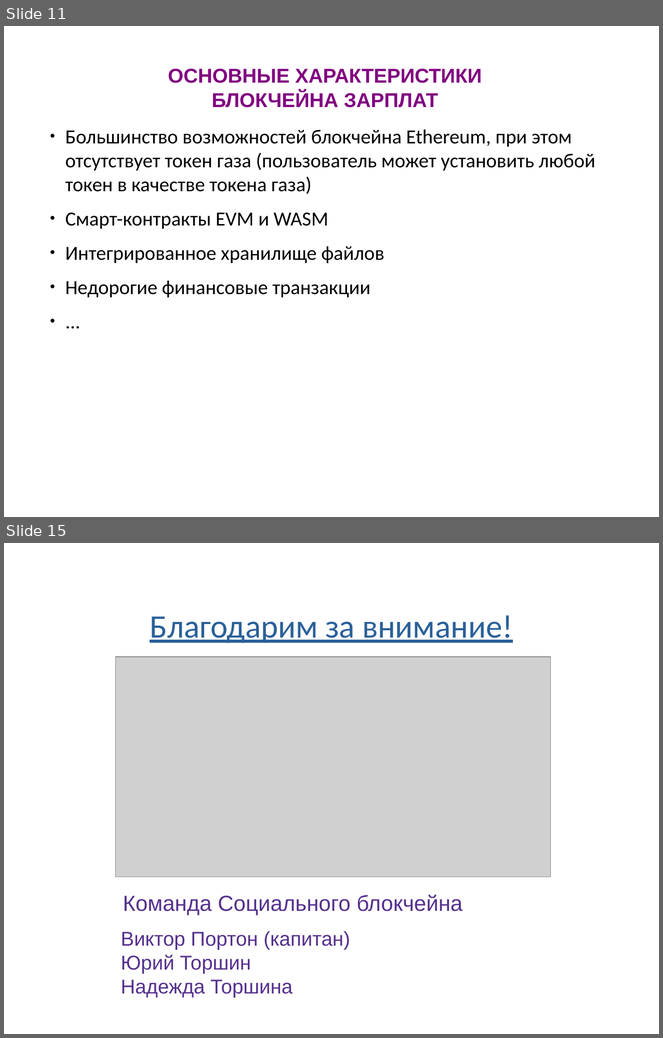
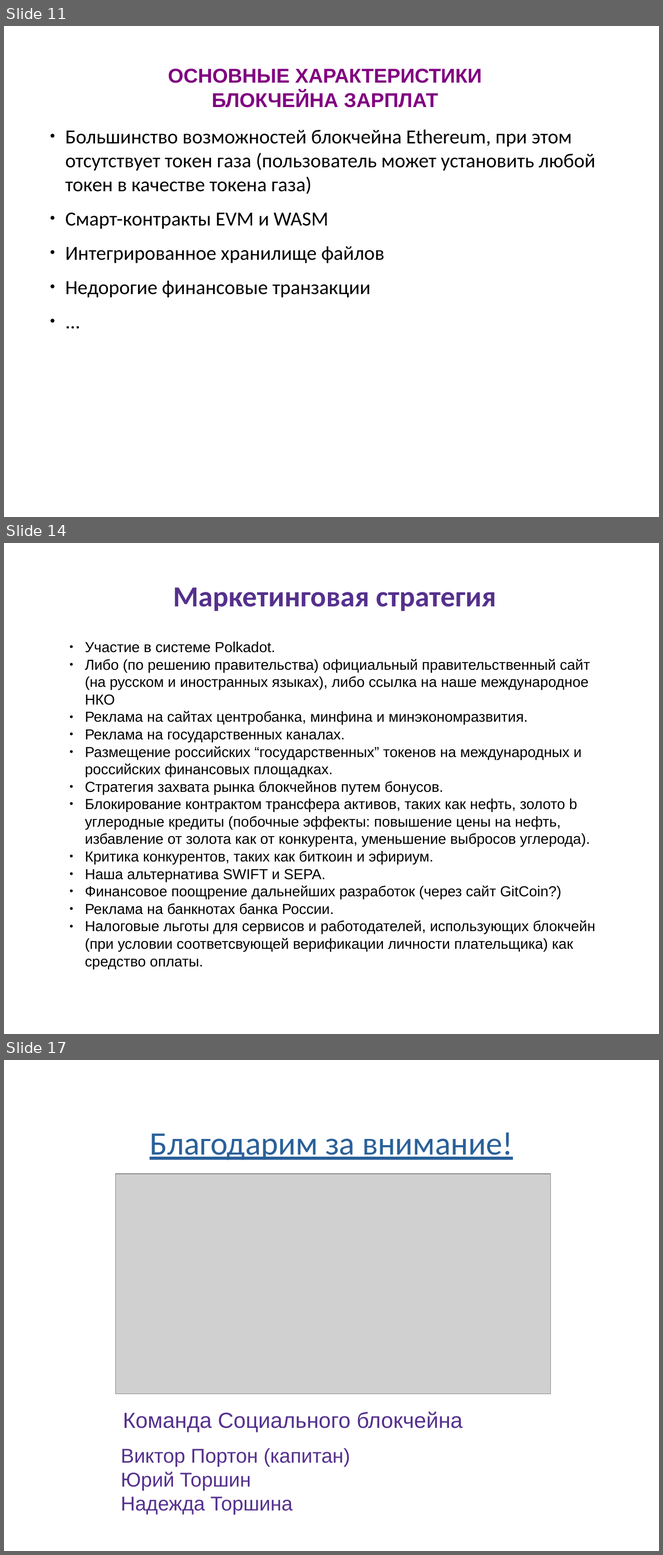
Before and after one commit to vporton/digital-breakthrough-2021, a slide deck: Цифровой-Прорыв.odp. Shown one above the other, each under a label of ours: slides 11 and 15 before the commit, slides 11, 14 and 17 after it; the slides between them are not shown. The pictures are 663x1038 and 663x1555 pixels, drawn with LibreOffice and Linux fonts; fonts in the diff are those of the drawing; grey boxes stand for pictures. Boxes give left, top, right and bottom in pixels: in the first picture for what was removed or moved away, otherwise in the second. Text is boxed around its words. In the diff, an @@ line names an element or a change of style, - is before the commit and + after.

```diff
--- a/Цифровой-Прорыв.odp
+++ b/Цифровой-Прорыв.odp
@@ slide 14 added at bbox=[4, 543, 659, 1034], background #FFFFFF @@
@@ text added at bbox=[173, 587, 496, 611], 32 pt, text #55308D, bold @@
+Маркетинговая стратегия
@@ text added at bbox=[85, 641, 595, 969], 16 pt, text #000000 @@
+● Участие в системе Polkadot.
+● Либо (по решению правительства) официальный правительственный сайт (на русском и иностранных языках), либо ссылка на наше международное НКО
+● Реклама на сайтах центробанка, минфина и минэкономразвития.
+● Реклама на государственных каналах.
+● Размещение российских “государственных” токенов на международных и российских финансовых площадках.
+● Стратегия захвата рынка блокчейнов путем бонусов.
+● Блокирование контрактом трансфера активов, таких как нефть, золото b углеродные кредиты (побочные эффекты: повышение цены на нефть, избавление от золота как от конкурента, уменьшение выбросов углерода).
+● Критика конкурентов, таких как биткоин и эфириум.
+● Наша альтернатива SWIFT и SEPA.
+● Финансовое поощрение дальнейших разработок (через сайт GitCoin?)
+● Реклама на банкнотах банка России.
+● Налоговые льготы для сервисов и работодателей, использующих блокчейн (при условии соответсвующей верификации личности плательщика) как средство оплаты.
@@ what was slide 15 is now slide 17 @@
```
Also in this commit, not shown: 5 slides changed, 1 other slide added, 1 other file.
